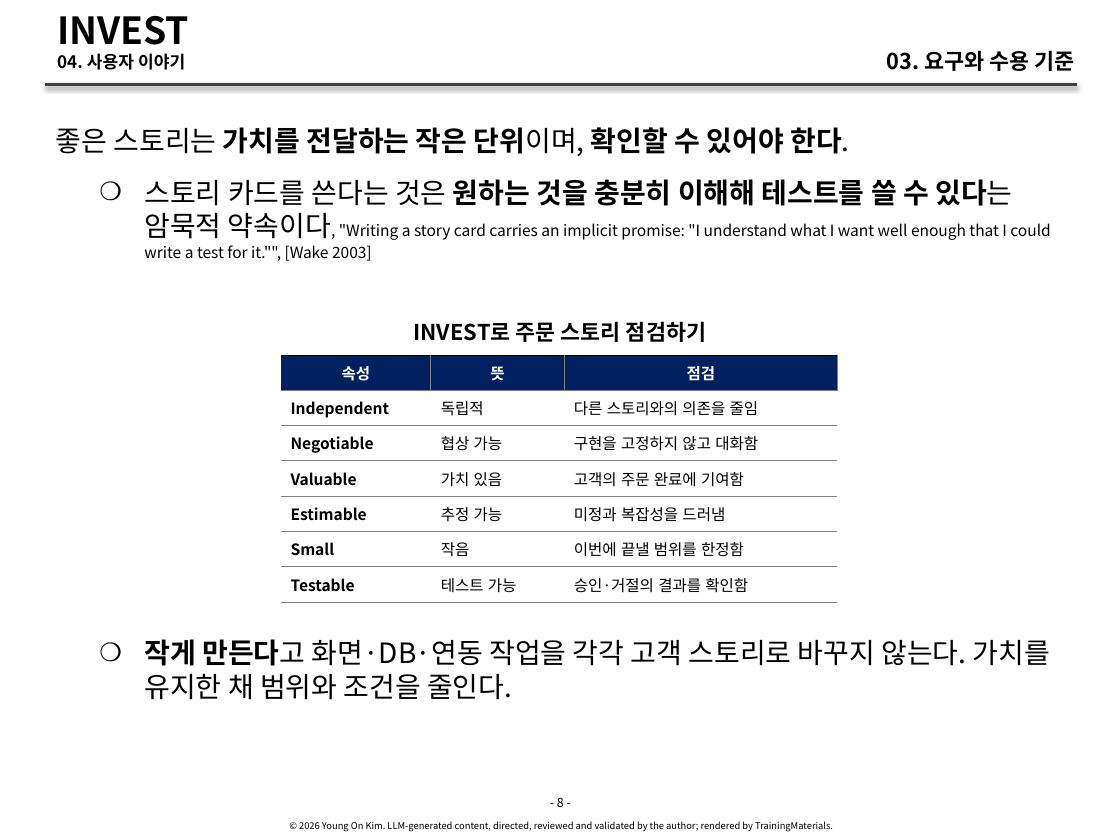
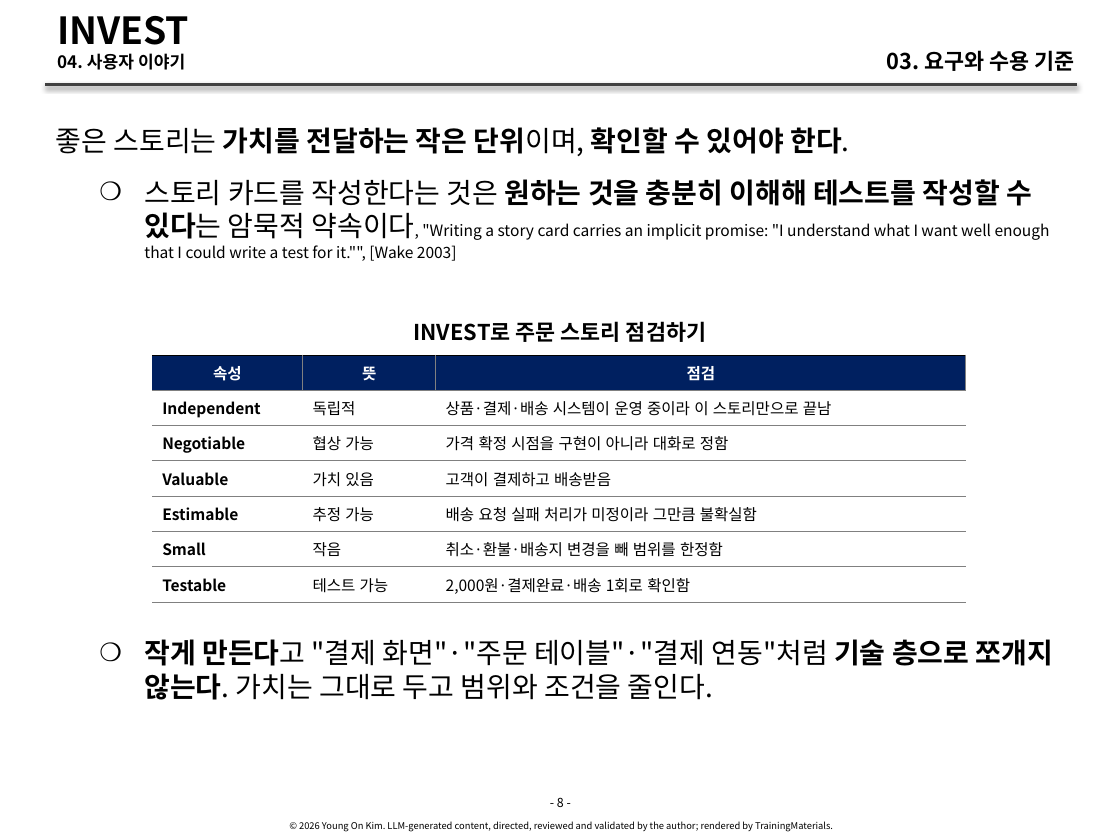
Before and after one commit to YoungSan77/TrainingMaterials, a slide deck: slide 8 of courses/ai-native/sessions/s03.pptx. Drawn at 1120x840 pixels with LibreOffice and Linux fonts; fonts in the diff are those of the drawing. Boxes give left, top, right and bottom in pixels: in the first picture for what was removed or moved away, otherwise in the second. Text is boxed around its words. In the diff, an @@ line names an element or a change of style, - is before the commit and + after.

```diff
--- a/courses/ai-native/sessions/s03.pptx
+++ b/courses/ai-native/sessions/s03.pptx
@@ text at [144, 179, 1050, 261]: text changed @@
-    ❍ 스토리 카드를 쓴다는 것은 원하는 것을 충분히 이해해 테스트를 쓸 수 있다는 암묵적 약속이다, "Writing a story card carries an implicit promise: "I understand what I want well enough that I could write a test for it."", [Wake 2003]
+    ❍ 스토리 카드를 작성한다는 것은 원하는 것을 충분히 이해해 테스트를 작성할 수 있다는 암묵적 약속이다, "Writing a story card carries an implicit promise: "I understand what I want well enough that I could write a test for it."", [Wake 2003]
@@ table at [152, 355, 965, 601] @@
-row 2, column 3: 다른 스토리와의 의존을 줄임
+row 2, column 3: 상품·결제·배송 시스템이 운영 중이라 이 스토리만으로 끝남
-row 3, column 3: 구현을 고정하지 않고 대화함
+row 3, column 3: 가격 확정 시점을 구현이 아니라 대화로 정함
-row 4, column 3: 고객의 주문 완료에 기여함
+row 4, column 3: 고객이 결제하고 배송받음
-row 5, column 3: 미정과 복잡성을 드러냄
+row 5, column 3: 배송 요청 실패 처리가 미정이라 그만큼 불확실함
-row 6, column 3: 이번에 끝낼 범위를 한정함
+row 6, column 3: 취소·환불·배송지 변경을 빼 범위를 한정함
-row 7, column 3: 승인·거절의 결과를 확인함
+row 7, column 3: 2,000원·결제완료·배송 1회로 확인함
@@ table: place and size @@
-table at [281, 355, 838, 830]
+table at [152, 355, 965, 601]
@@ text at [144, 639, 1053, 700]: text changed @@
-    ❍ 작게 만든다고 화면·DB·연동 작업을 각각 고객 스토리로 바꾸지 않는다. 가치를 유지한 채 범위와 조건을 줄인다.
+    ❍ 작게 만든다고 "결제 화면"·"주문 테이블"·"결제 연동"처럼 기술 층으로 쪼개지 않는다. 가치는 그대로 두고 범위와 조건을 줄인다.
```
Also in this commit, not shown: 30 other slides changed, 5 slides added, 29 other files.
